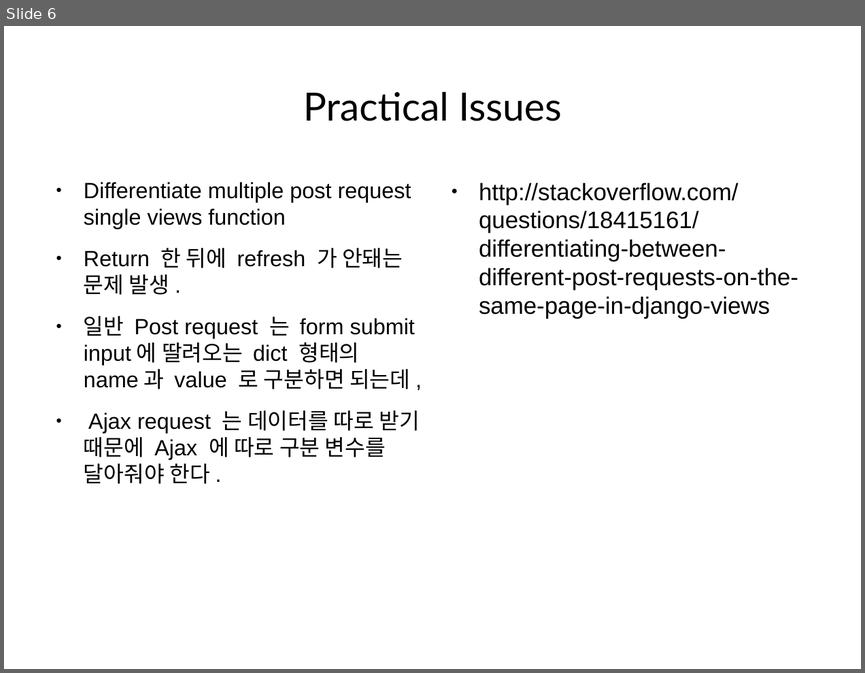
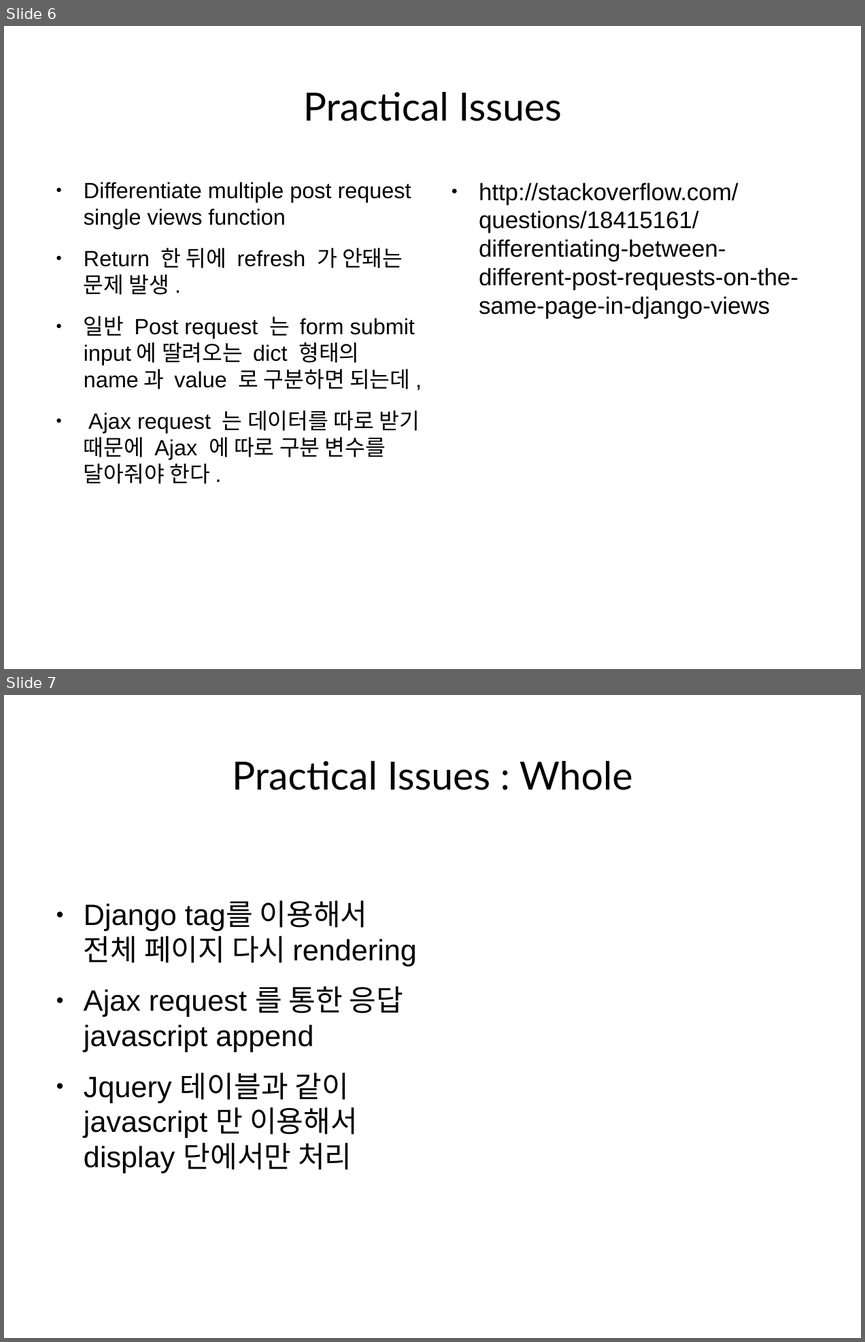
Before and after one commit to TedJeong/vipidly-vociferous, a slide deck: notes/웹부터앱까지.odp. Shown one above the other, each under a label of ours: slide 6 before the commit, slides 6 and 7 after it. The pictures are 865x673 and 865x1342 pixels, drawn with LibreOffice and Linux fonts; fonts in the diff are those of the drawing. Boxes give left, top, right and bottom in pixels: in the first picture for what was removed or moved away, otherwise in the second. Text is boxed around its words. In the diff, an @@ line names an element or a change of style, - is before the commit and + after.

```diff
--- a/notes/웹부터앱까지.odp
+++ b/notes/웹부터앱까지.odp
@@ slide 7 added at <box>4,695,861,1338</box>, background #FFFFFF @@
@@ title added at <box>232,761,633,790</box>, 36 pt, text #000000 @@
+Practical Issues : Whole
@@ text added at <box>84,900,417,1173</box>, 27.2 pt, text #000000 @@
+● Django tag를 이용해서 전체 페이지 다시 rendering
+● Ajax request 를 통한 응답 javascript append
+● Jquery 테이블과 같이 javascript 만 이용해서 display 단에서만 처리
```
Also in this commit, not shown: 7 other files.
